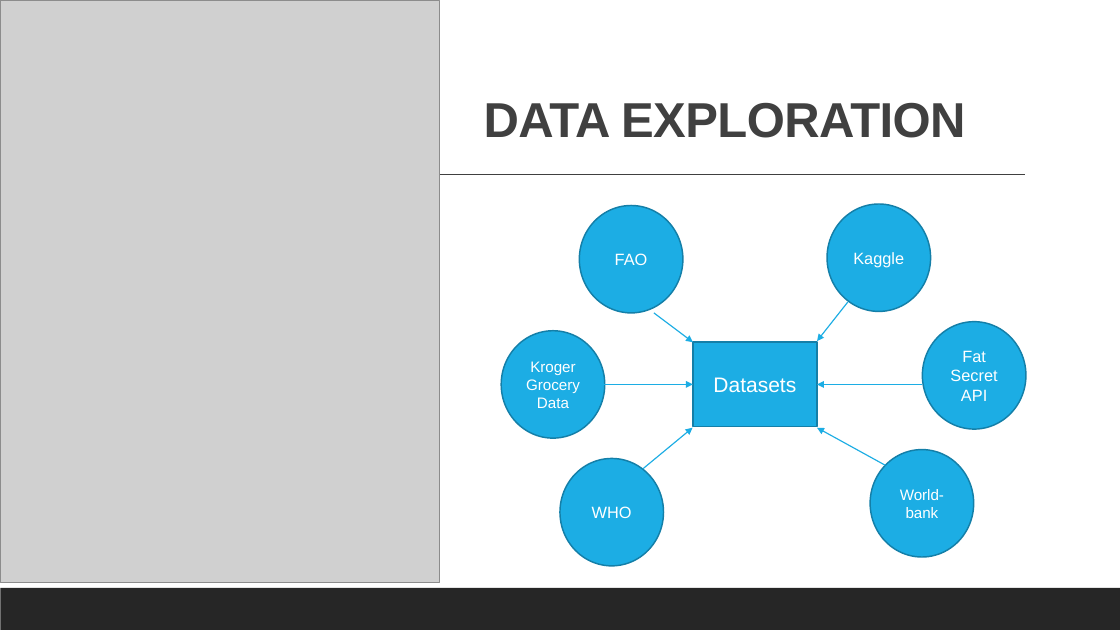
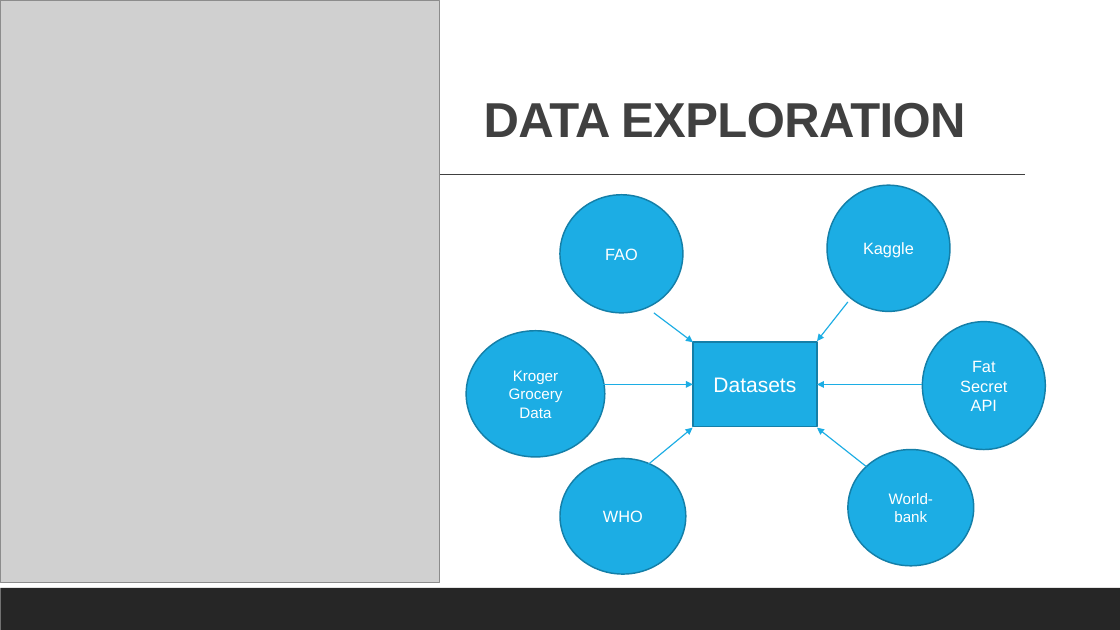
Before and after one commit to cbeachey/project1_influencers, a slide deck: slide 6 of Effects of Sugar Consumption.pptx (slide 8 before the commit). Drawn at 1120x630 pixels with LibreOffice and Linux fonts; fonts in the diff are those of the drawing; grey boxes stand for pictures. Boxes give left, top, right and bottom in pixels: in the first picture for what was removed or moved away, otherwise in the second. Text is boxed around its words. In the diff, an @@ line names an element or a change of style, - is before the commit and + after.

```diff
--- a/Effects of Sugar Consumption.pptx
+++ b/Effects of Sugar Consumption.pptx
@@ ellipse "FAO": place and size @@
-ellipse "FAO" at box(580, 206, 683, 313)
+ellipse "FAO" at box(560, 195, 683, 313)
@@ ellipse "Kaggle": place and size @@
-ellipse "Kaggle" at box(828, 204, 931, 312)
+ellipse "Kaggle" at box(828, 185, 950, 311)
@@ ellipse "Fat Secret API": place and size @@
-ellipse "Fat Secret API" at box(923, 322, 1026, 429)
+ellipse "Fat Secret API" at box(923, 322, 1045, 450)
@@ ellipse "Kroger Grocery Data": place and size @@
-ellipse "Kroger Grocery Data" at box(502, 331, 605, 439)
+ellipse "Kroger Grocery Data" at box(466, 331, 605, 457)
@@ arrow moved from (886, 465) - (818, 428) to (866, 466) - (818, 428) @@
@@ ellipse "WHO": place and size @@
-ellipse "WHO" at box(560, 459, 664, 566)
+ellipse "WHO" at box(560, 459, 686, 575)
@@ ellipse "World-bank": place and size @@
-ellipse "World-bank" at box(870, 450, 974, 557)
+ellipse "World-bank" at box(848, 450, 974, 565)
```
Also in this commit, not shown: 13 other slides changed, 3 slides removed.
